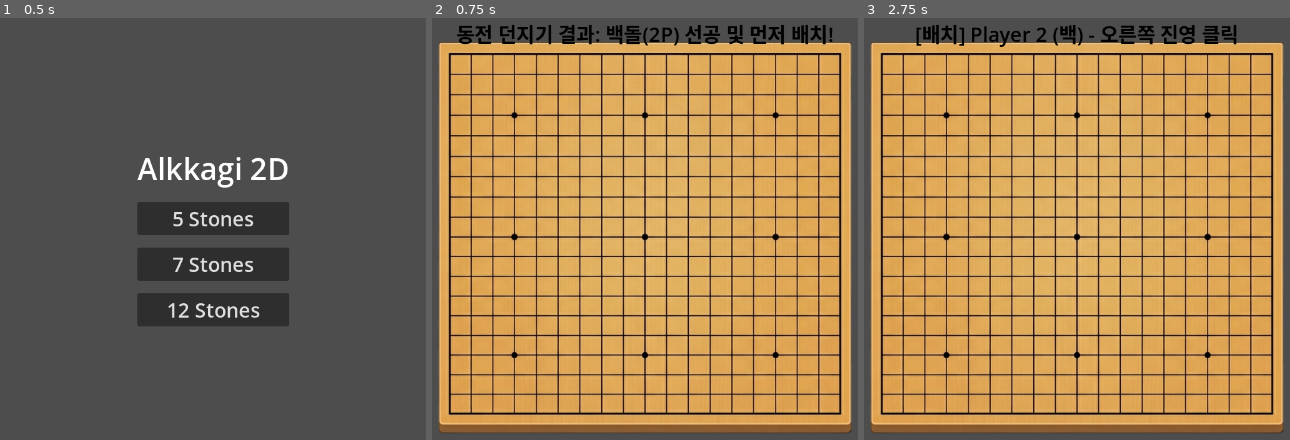
Above: before the commit, frames 1-3 (left to right).
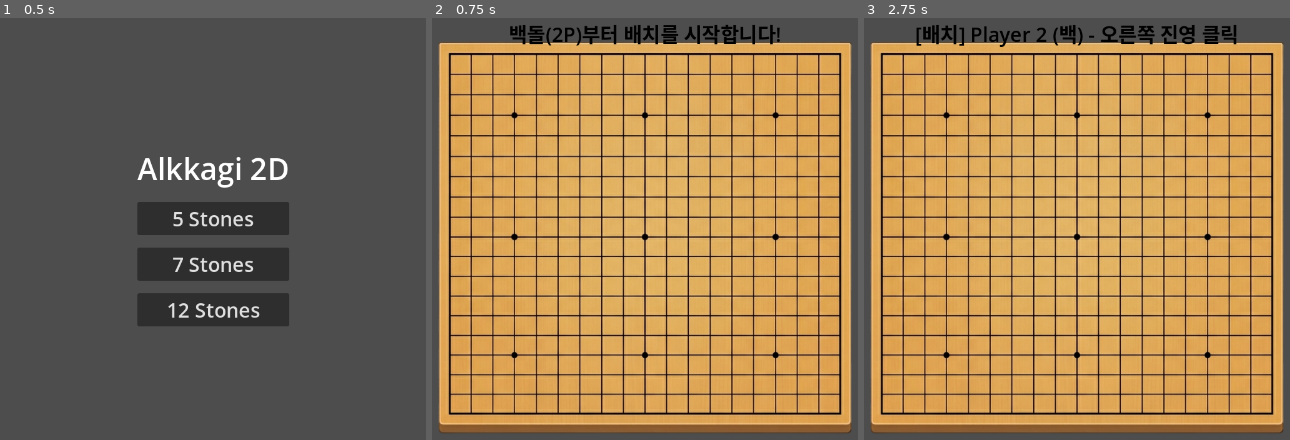
Above: after the commit, the same moments.

Repository: kimmb3217-droid/egg
Game: Godot game, scene res://MainMenu.tscn
Same seed, same stepped clock (60 frames per second), same inputs: the game is played once before the commit and once after it.
Inputs (mouse positions are in pixels of both pictures, inside the frame that each line leads up to):
- Up to frame 1 (0.5 s): no input
- Up to frame 2 (0.75 s): click "5 Stones" at 0.5 s
- Up to frame 3 (2.75 s): tap Enter at 1.25 s; move the mouse to (1251, 216) at 1.27 s; click (1251, 216) at 1.42 s; tap Space at 2 s; drag from (915, 258) to (1077, 237) at 2.02 s

Frame 1 is identical in both runs. In frame 2, 1.9% of the frame differs, in the area x 5-95%, y 1-7%; in frame 3, nothing differs.

Commit message:
난이도 수정 3

Diff:
--- a/GameManager.gd
+++ b/GameManager.gd
@@ -32,9 +32,9 @@
 
 	if turn_label:
 		if first_player == 1:
-			turn_label.text = "동전 던지기 결과: 흑돌(1P) 선공 및 먼저 배치!"
+			turn_label.text = "흑돌(1P)부터 배치를 시작합니다!"
 		else:
-			turn_label.text = "동전 던지기 결과: 백돌(2P) 선공 및 먼저 배치!"
+			turn_label.text = "백돌(2P)부터 배치를 시작합니다!"
 
 	await get_tree().create_timer(2.0).timeout
 	current_state = GameState.PLACEMENT
